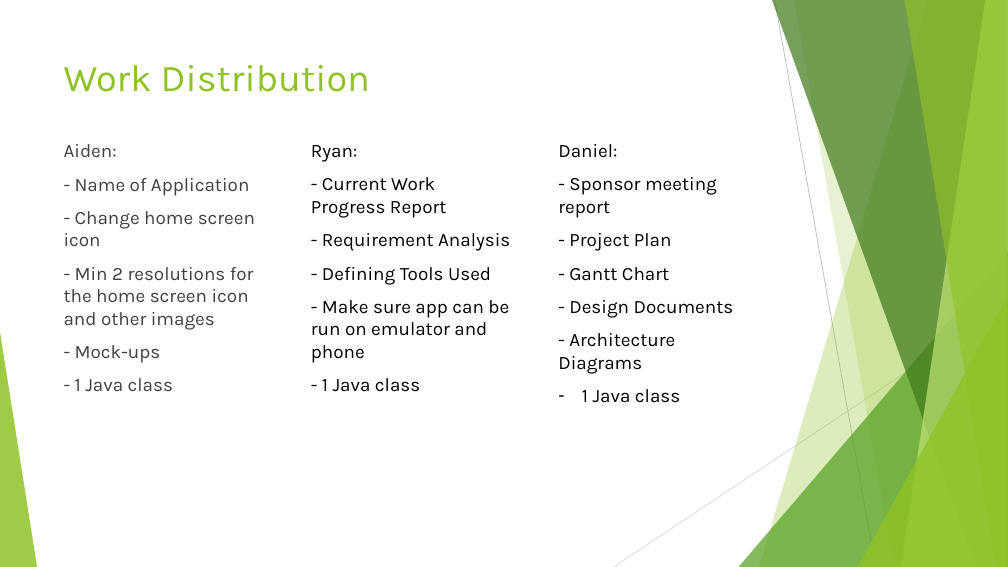
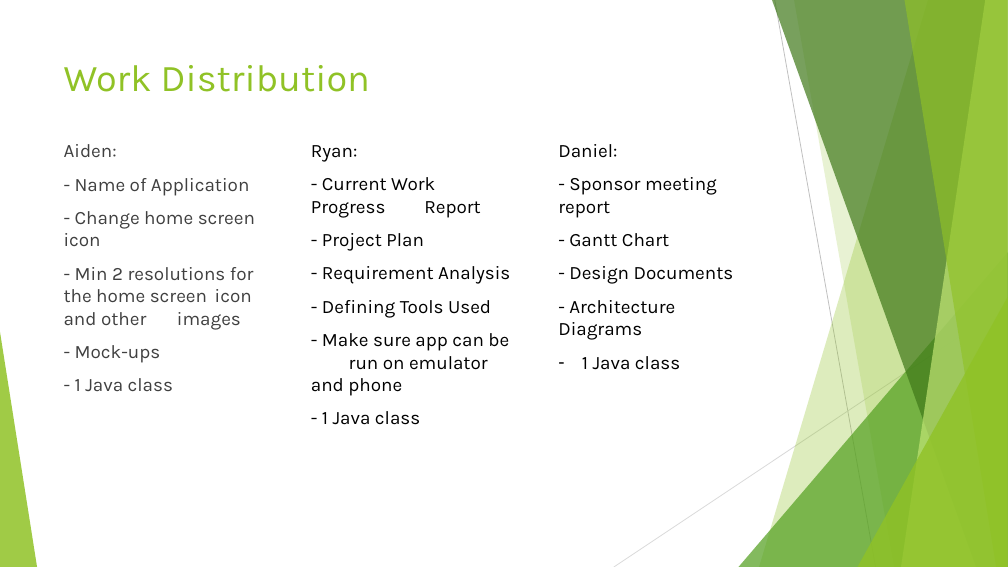
Before and after one commit to Aidenbolos/Green-Sense, a slide deck: slide 2 of Presentations/Green-Sense.pptx. Drawn at 1008x567 pixels with LibreOffice and Linux fonts; fonts in the diff are those of the drawing. Boxes give left, top, right and bottom in pixels: in the first picture for what was removed or moved away, otherwise in the second. Text is boxed around its words. In the diff, an @@ line names an element or a change of style, - is before the commit and + after.

```diff
--- a/Presentations/Green-Sense.pptx
+++ b/Presentations/Green-Sense.pptx
@@ text "Aiden:" rewrapped from [64, 144, 255, 330] to [64, 144, 255, 391] @@
@@ text at [322, 233, 424, 251]: paragraph added @@
+- Project Plan
@@ text at [569, 233, 672, 251]: paragraph removed @@
-- Project Plan
```
Also in this commit, not shown: 2 other slides changed, 2 slides added, 2 slides removed.
